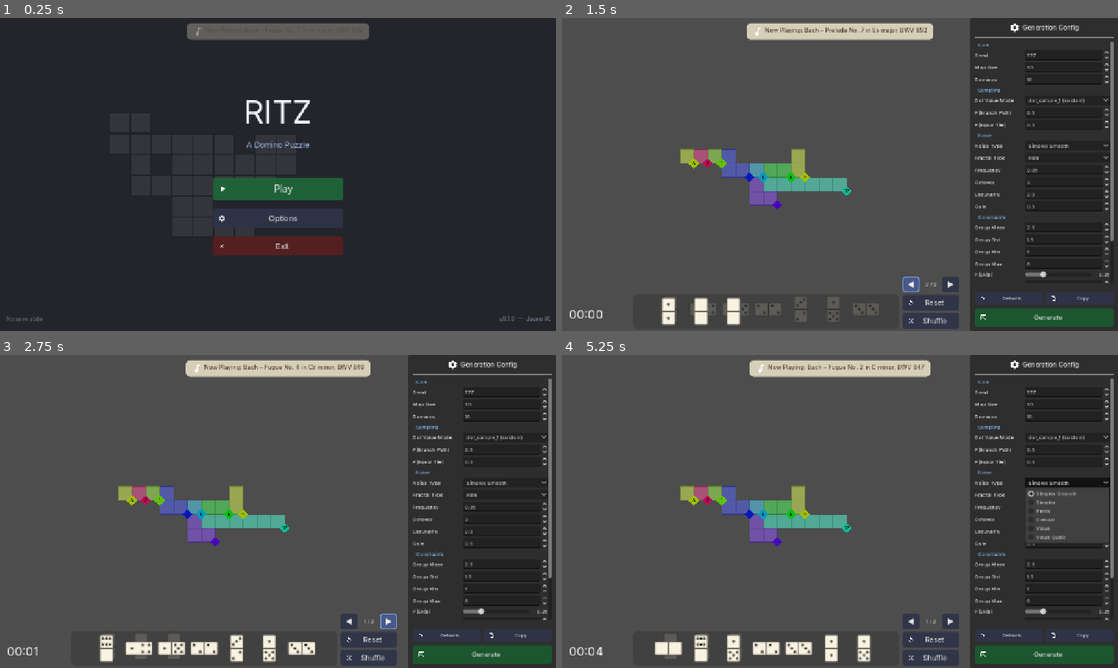
Above: before the commit, frames 1-4 (two rows, left to right).
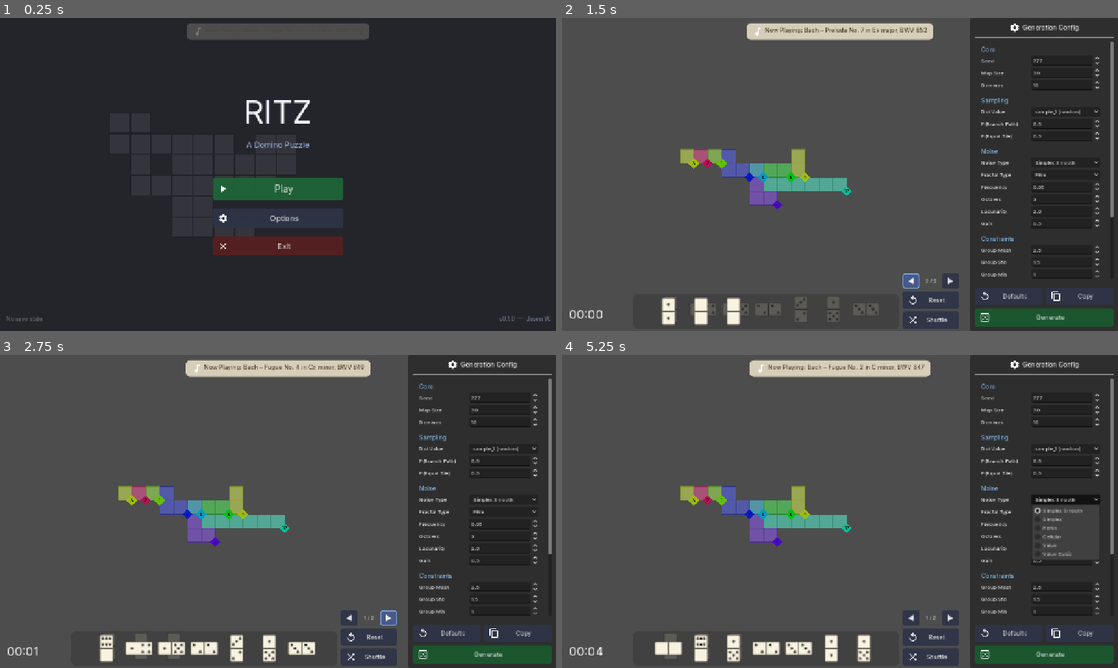
Above: after the commit, the same moments.

Repository: Javen-W/Ritz
Game: Godot game, scene res://scenes/main_menu.tscn
Same seed, same stepped clock (60 frames per second), same inputs: the game is played once before the commit and once after it. Sound files missing from this copy of the repository are replaced by a short silence.
Inputs (mouse positions are in pixels of both pictures, inside the frame that each line leads up to):
- Up to frame 1 (0.25 s): no input
- Up to frame 2 (1.5 s): click "Play" at 0.5 s; click "◀" at 1.25 s
- Up to frame 3 (2.75 s): click "▶" at 2 s
- Up to frame 4 (5.25 s): click "Shuffle" at 2.75 s; click (1067, 436) at 3.5 s, where only the run before the commit has a clickable "dot_sample_1 (random)"; click (1067, 448) at 4.25 s, where only the run after the commit has a clickable "sample_1 (random)"; click "Simplex Smooth" at 5 s

The runs differ from the first frame. In frame 1, 0.2% of the frame differs, in the area x 35-54%, y 3-74%; in frame 2, 3.1%; in frame 3, 3.1%; in frame 4, 4.0%, in the area x 61-100%, y 8-98%.

Commit message:
adjust ui sizings

Diff:
--- a/scripts/domino_panel.gd
+++ b/scripts/domino_panel.gd
@@ -16,6 +16,7 @@
 # Preview stack appearance
 const PREVIEW_MODULATE := Color(0.45, 0.45, 0.45, 0.6)
 const PREVIEW_OFFSET   := Vector2(10.0, -10.0)
+const BUTTON_FONT_SIZE := 14
 
 var _bg: Polygon2D
 var _last_bg_width: float = 0.0
@@ -71,8 +72,9 @@
 	var reset_btn := Button.new()
 	reset_btn.text = "Reset"
 	reset_btn.icon = load("res://assets/icons/icon_reset.svg")
-	reset_btn.add_theme_constant_override("icon_max_width", 14)
+	# reset_btn.add_theme_constant_override("icon_max_width", 14)
 	reset_btn.focus_mode = Control.FOCUS_NONE
+	reset_btn.add_theme_font_size_override("font_size", BUTTON_FONT_SIZE)
 	_button_container.add_child(reset_btn)
 	reset_btn.pressed.connect(_on_reset_button_pressed)
 	MusicManager.setup_button(reset_btn)
@@ -80,8 +82,9 @@
 	var shuffle_btn := Button.new()
 	shuffle_btn.text = "Shuffle"
 	shuffle_btn.icon = load("res://assets/icons/icon_shuffle.svg")
-	shuffle_btn.add_theme_constant_override("icon_max_width", 14)
+	# shuffle_btn.add_theme_constant_override("icon_max_width", 14)
 	shuffle_btn.focus_mode = Control.FOCUS_NONE
+	shuffle_btn.add_theme_font_size_override("font_size", BUTTON_FONT_SIZE)
 	_button_container.add_child(shuffle_btn)
 	shuffle_btn.pressed.connect(_on_shuffle_button_pressed)
 	MusicManager.setup_button(shuffle_btn)
--- a/scripts/gen_panel.gd
+++ b/scripts/gen_panel.gd
@@ -13,6 +13,7 @@
 const LABEL_MIN_W    := 110
 const SECTION_COLOR  := Color(0.55, 0.78, 1.0, 1.0)
 const CONTROL_FONT_SIZE := 12
+const BUTTON_FONT_SIZE := 14
 
 # Core
 var _seed_spin        : SpinBox
@@ -113,10 +114,14 @@
 	scroll.horizontal_scroll_mode = ScrollContainer.SCROLL_MODE_DISABLED
 	outer.add_child(scroll)
 
+	var scroll_margin := MarginContainer.new()
+	scroll_margin.add_theme_constant_override("margin_left", 15)
+	scroll.add_child(scroll_margin)
+
 	var content := VBoxContainer.new()
 	content.size_flags_horizontal = Control.SIZE_EXPAND_FILL
 	content.add_theme_constant_override("separation", 5)
-	scroll.add_child(content)
+	scroll_margin.add_child(content)
 
 	# ── Core ──────────────────────────────────────────────────────────────────
 	content.add_child(_section_header("Core"))
@@ -134,10 +139,10 @@
 	content.add_child(_section_header("Sampling"))
 
 	_dot_algo_opt = _make_option([
-		["dot_sample_1 (random)",     GameConfig.DotSamplingAlgorithm.DOT_SAMPLE_1],
-		["dot_sample_2 (noise-map)",  GameConfig.DotSamplingAlgorithm.DOT_SAMPLE_2],
+		["sample_1 (random)",     GameConfig.DotSamplingAlgorithm.DOT_SAMPLE_1],
+		["sample_2 (noise-map)",  GameConfig.DotSamplingAlgorithm.DOT_SAMPLE_2],
 	])
-	content.add_child(_row("Dot Value Mode", _dot_algo_opt))
+	content.add_child(_row("Dot Value", _dot_algo_opt))
 
 	_path_branch_spin = _make_spinbox(0.0, 1.0, 0.05)
 	_path_branch_spin.custom_arrow_step = 0.1
@@ -223,10 +228,10 @@
 	var reset_defaults_btn := Button.new()
 	reset_defaults_btn.text = "Defaults"
 	reset_defaults_btn.icon = load("res://assets/icons/icon_reset.svg")
-	reset_defaults_btn.add_theme_constant_override("icon_max_width", 12)
+	# reset_defaults_btn.add_theme_constant_override("icon_max_width", 12)
 	reset_defaults_btn.focus_mode = Control.FOCUS_NONE
 	reset_defaults_btn.size_flags_horizontal = Control.SIZE_EXPAND_FILL
-	reset_defaults_btn.add_theme_font_size_override("font_size", 11)
+	reset_defaults_btn.add_theme_font_size_override("font_size", BUTTON_FONT_SIZE)
 	reset_defaults_btn.pressed.connect(_on_reset_defaults_pressed)
 	MusicManager.setup_button(reset_defaults_btn)
 	util_row.add_child(reset_defaults_btn)
@@ -234,10 +239,10 @@
 	var copy_btn := Button.new()
 	copy_btn.text = "Copy"
 	copy_btn.icon = load("res://assets/icons/icon_copy.svg")
-	copy_btn.add_theme_constant_override("icon_max_width", 12)
+	# copy_btn.add_theme_constant_override("icon_max_width", 12)
 	copy_btn.focus_mode = Control.FOCUS_NONE
 	copy_btn.size_flags_horizontal = Control.SIZE_EXPAND_FILL
-	copy_btn.add_theme_font_size_override("font_size", 11)
+	copy_btn.add_theme_font_size_override("font_size", BUTTON_FONT_SIZE)
 	copy_btn.pressed.connect(_on_copy_config_pressed)
 	MusicManager.setup_button(copy_btn)
 	util_row.add_child(copy_btn)
@@ -245,9 +250,9 @@
 	var gen_btn := Button.new()
 	gen_btn.text = "Generate"
 	gen_btn.icon = load("res://assets/icons/icon_dice.svg")
-	gen_btn.add_theme_constant_override("icon_max_width", 15)
+	# gen_btn.add_theme_constant_override("icon_max_width", 15)
 	gen_btn.focus_mode = Control.FOCUS_NONE
-	gen_btn.add_theme_font_size_override("font_size", 15)
+	gen_btn.add_theme_font_size_override("font_size", BUTTON_FONT_SIZE + 1)
 	gen_btn.custom_minimum_size = Vector2(0, 42)
 	gen_btn.pressed.connect(_on_generate_pressed)
 	MusicManager.setup_button(gen_btn,
@@ -257,13 +262,17 @@
 
 # ── Helpers ──────────────────────────────────────────────────────────────────
 
-func _section_header(text: String) -> Label:
+func _section_header(text: String) -> MarginContainer:
+	var margin := MarginContainer.new()
+	margin.add_theme_constant_override("margin_top", 10)
+
 	var lbl := Label.new()
-	lbl.text = "  " + text
-	lbl.add_theme_font_size_override("font_size", 12)
+	lbl.text = text
+	lbl.add_theme_font_size_override("font_size", 14)
 	lbl.add_theme_color_override("font_color", SECTION_COLOR)
-	lbl.add_theme_constant_override("margin_top", 6)
-	return lbl
+
+	margin.add_child(lbl)
+	return margin
 
 func _make_spinbox(min_val: float, max_val: float, step: float) -> SpinBox:
 	var sb := SpinBox.new()
--- a/scripts/main_menu.gd
+++ b/scripts/main_menu.gd
@@ -310,7 +310,7 @@
 	var play_btn := Button.new()
 	play_btn.text = "Play"
 	play_btn.icon = load("res://assets/icons/icon_play.svg")
-	play_btn.add_theme_constant_override("icon_max_width", 22)
+	# play_btn.add_theme_constant_override("icon_max_width", 22)
 	play_btn.focus_mode = Control.FOCUS_NONE
 	play_btn.custom_minimum_size = Vector2(240, 52)
 	play_btn.add_theme_font_size_override("font_size", 22)
@@ -324,7 +324,7 @@
 	var options_btn := Button.new()
 	options_btn.text = "Options"
 	options_btn.icon = load("res://assets/icons/icon_gear.svg")
-	options_btn.add_theme_constant_override("icon_max_width", 18)
+	# options_btn.add_theme_constant_override("icon_max_width", 18)
 	options_btn.focus_mode = Control.FOCUS_NONE
 	options_btn.custom_minimum_size = Vector2(240, 44)
 	options_btn.add_theme_font_size_override("font_size", 18)
@@ -337,7 +337,7 @@
 		var exit_btn := Button.new()
 		exit_btn.text = "Exit"
 		exit_btn.icon = load("res://assets/icons/icon_close.svg")
-		exit_btn.add_theme_constant_override("icon_max_width", 16)
+		# exit_btn.add_theme_constant_override("icon_max_width", 16)
 		exit_btn.focus_mode = Control.FOCUS_NONE
 		exit_btn.custom_minimum_size = Vector2(240, 44)
 		exit_btn.add_theme_font_size_override("font_size", 18)
--- a/scripts/music_manager.gd
+++ b/scripts/music_manager.gd
@@ -106,9 +106,9 @@
 # Long titles auto-scroll horizontally.
 
 const NP_MAX_WIDTH:     float = 480.0   # maximum width of the notification panel
-const NP_FONT_SIZE:     int   = 14
-const NP_ICON_SIZE:     float = 14.0    # music-note icon size; matches NP_FONT_SIZE
-const NP_FADE_DURATION: float = 0.7     # seconds for each fade in/out
+const NP_FONT_SIZE:     int   = 14.0
+const NP_ICON_SIZE:     float = 12.0    # music-note icon size; matches NP_FONT_SIZE
+const NP_FADE_DURATION: float = 1.0     # seconds for each fade in/out
 const NP_HOLD_DURATION: float = 5.5     # seconds the notification stays fully visible
 const NP_SCROLL_SPEED:  float = 45.0    # pixels per second for long-title scrolling
 const NP_SCROLL_PAUSE:  float = 1.2     # pause at each end of the scroll cycle
@@ -330,6 +330,7 @@
 	_np_icon.texture = load("res://assets/icons/icon_music.svg")
 	_np_icon.stretch_mode = TextureRect.STRETCH_KEEP_ASPECT_CENTERED
 	_np_icon.custom_minimum_size = Vector2(NP_ICON_SIZE, NP_ICON_SIZE)
+	# _np_icon.size = Vector2(NP_ICON_SIZE, NP_ICON_SIZE) / 2.0
 	_np_icon.size_flags_horizontal = Control.SIZE_SHRINK_BEGIN
 	_np_icon.size_flags_vertical   = Control.SIZE_SHRINK_CENTER
 	np_hbox.add_child(_np_icon)
Not shown, changed: assets/icons/icon_close.svg.import
Not shown, changed: assets/icons/icon_copy.svg.import
Not shown, changed: assets/icons/icon_dice.svg.import
Not shown, changed: assets/icons/icon_gear.svg.import
Not shown, changed: assets/icons/icon_music.svg.import
Not shown, changed: assets/icons/icon_party.svg.import
Not shown, changed: assets/icons/icon_play.svg.import
Not shown, changed: assets/icons/icon_reset.svg.import
Not shown, changed: assets/icons/icon_shuffle.svg.import
